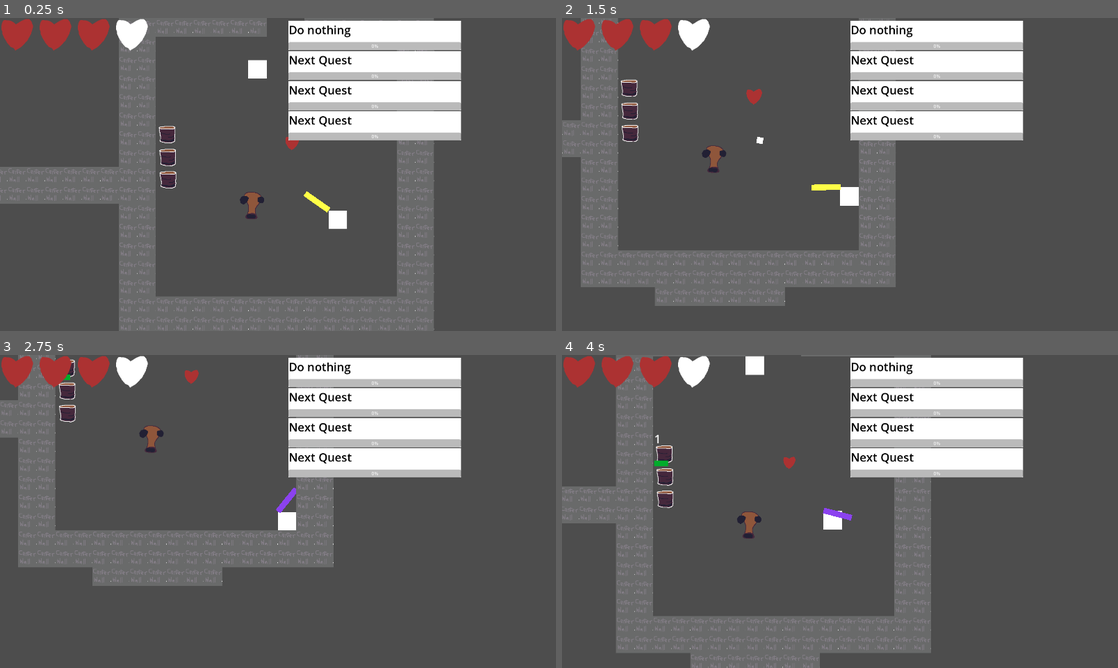
Above: before the commit, frames 1-4 (two rows, left to right).
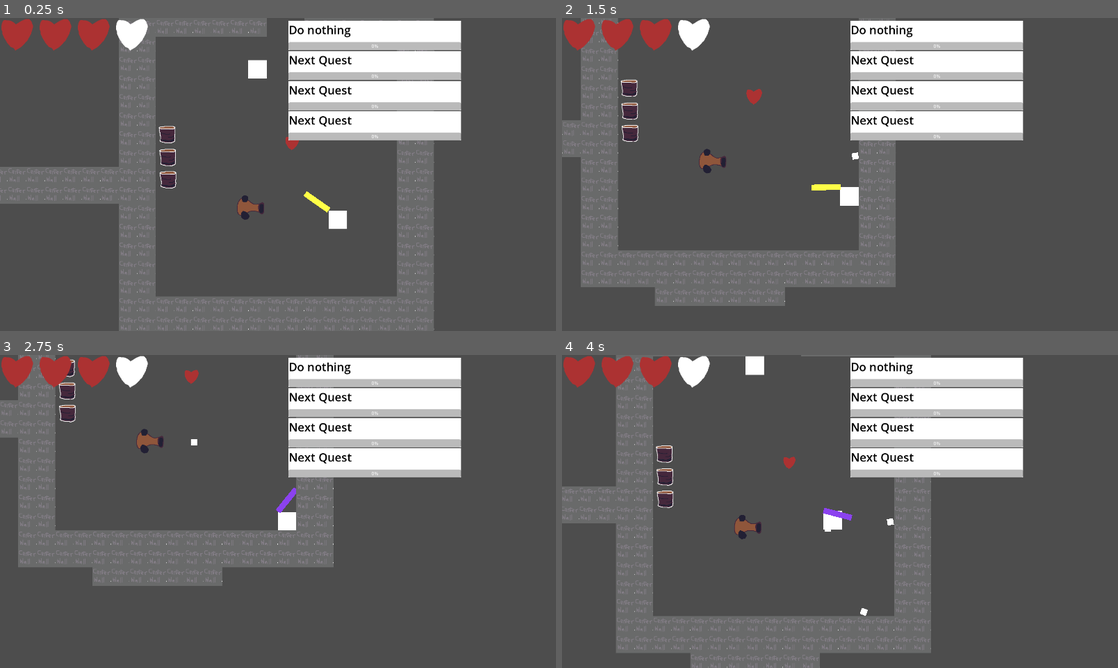
Above: after the commit, the same moments.

Repository: precup/LD51
Game: Godot game, scene res://root.tscn
Same seed, same stepped clock (60 frames per second), same inputs: the game is played once before the commit and once after it.
Inputs (mouse positions are in pixels of both pictures, inside the frame that each line leads up to):
- Up to frame 1 (0.25 s): no input
- Up to frame 2 (1.5 s): move the mouse to (962, 158) at 0.52 s; hold D (right) 0.53-1.28 s; tap Mouse wheel up (change_gun) at 0.6, 1.35 s; click (962, 158) at 0.67 s; move the mouse to (728, 190) at 1.27 s; hold S (down) from 1.28 s (still down)
- Up to frame 3 (2.75 s): move the mouse to (333, 442) at 2.02 s; release S (down) at 2.03 s; hold D (right) from 2.03 s (still down); tap Mouse wheel up (change_gun) at 2.1 s
- Up to frame 4 (4 s): move the mouse to (812, 574) at 2.77 s; release D (right) at 2.78 s; hold W (up) 2.78-3.53 s; tap Mouse wheel up (change_gun) at 2.85, 3.6 s; click (812, 574) at 2.92 s; move the mouse to (1006, 558) at 3.52 s; hold A (left) from 3.53 s (still down)

The runs differ from the first frame. In frame 1, 0.3% of the frame differs, in the area x 42-48%, y 55-65%; in frame 2, 0.3%; in frame 3, 0.3%; in frame 4, 0.4%, in the area x 16-60%, y 25-84%.

Commit message:
Add cannon

Diff:
--- a/bullet.gd
+++ b/bullet.gd
@@ -28,6 +28,13 @@
     var collider: Object = collision.get_collider().get_node('base_enemy')
     var enemy_hit: bool = false
     var destructible_hit = false
+
+    if collider == null:
+      return
+
+    # never collide against self
+    if collider.get_parent() == _gun:
+      return
 
     for enemy in get_tree().get_nodes_in_group("enemies"):
       if enemy.get_node('base_enemy') == collider:
--- a/cannon.gd
+++ b/cannon.gd
@@ -1,9 +1,74 @@
+@tool
 extends StaticBody2D
+
+enum Direction {
+  LEFT, RIGHT, UP, DOWN
+}
+
+@onready var BULLET: PackedScene = preload("res://bullet.tscn")
+@onready var PROJECTILE_NODE: Node2D = $'/root/root/projectiles'
+@onready var bullet_spawn = $graphic/bullet_spawn
+
+@export var direction: Direction = Direction.RIGHT
+
+var max_ticks_to_next_shot = 500
+var ticks_to_next_shot = 100
+
+func bullet_speed():
+  return 100
 
 func _ready():
   $base_enemy._max_health = 4
   $base_enemy._health = 4
   $base_enemy._item_drop_type = "trash"
+  rotate_cannon()
+
+func rotate_cannon():
+  # Assumes cannon is pointing down. Which it definitely is.
+  var direction_vector = get_direction_vector()
+
+  $graphic.rotation = direction_vector.angle() - PI / 2
 
 func _process(delta):
-  pass
+  if Engine.is_editor_hint():
+    rotate_cannon()
+    return
+
+  ticks_to_next_shot -= 1
+
+  if ticks_to_next_shot <= 0:
+    ticks_to_next_shot = max_ticks_to_next_shot
+
+    shoot_bullet()
+
+func shoot_bullet():
+  var bullet: Node2D = BULLET.instantiate()
+  var homing = false
+  var speed = bullet_speed()
+  var ricochets = false
+  var pierces = false
+  var damage = 1
+  var effects = []
+
+  bullet.configure(self, speed, damage, effects, homing, null, ricochets, pierces)
+  PROJECTILE_NODE.add_child(bullet)
+
+  var direction_vector = get_direction_vector()
+
+  bullet.global_position = bullet_spawn.global_position
+  bullet.global_rotation = direction_vector.angle()
+  bullet.scale = Vector2(1, 1)
+
+func get_direction_vector() -> Vector2:
+  var direction_vector = Vector2(0, 0)
+
+  if direction == Direction.LEFT:
+    direction_vector = Vector2(-1, 0)
+  elif direction == Direction.RIGHT:
+    direction_vector = Vector2(1, 0)
+  elif direction == Direction.UP:
+    direction_vector = Vector2(0, -1)
+  elif direction == Direction.DOWN:
+    direction_vector = Vector2(0, 1)
+
+  return direction_vector
--- a/cannon.tscn
+++ b/cannon.tscn
@@ -24,14 +24,18 @@
 [sub_resource type="RectangleShape2D" id="RectangleShape2D_gjycc"]
 size = Vector2(58, 62)
 
-[node name="cannon" type="StaticBody2D" groups=["destructible"]]
-collision_layer = 48
-script = ExtResource("1_nmwsw")
+[node name="cannon" type="StaticBody2D" groups=["enemies"]]
+collision_layer = 16
+script = ExtResource("1_ueamw")
+direction = 0
 
 [node name="graphic" type="Sprite2D" parent="."]
 material = SubResource("ShaderMaterial_qh18e")
 position = Vector2(31, 31)
 texture = ExtResource("2_ht6dd")
+
+[node name="bullet_spawn" type="Node2D" parent="graphic"]
+position = Vector2(-5, 36)
 
 [node name="shape" type="CollisionShape2D" parent="."]
 visible = false
--- a/root.tscn
+++ b/root.tscn
@@ -366,6 +366,7 @@
 
 [node name="cannon" parent="level_1/doodads" instance=ExtResource("11_je3km")]
 position = Vector2(557, 557)
+direction = 1
 
 [node name="enemy" parent="level_1/doodads" instance=ExtResource("4_ltobp")]
 position = Vector2(575, 104)
Not shown: 1 places in cannon.tscn that only renumber resources
